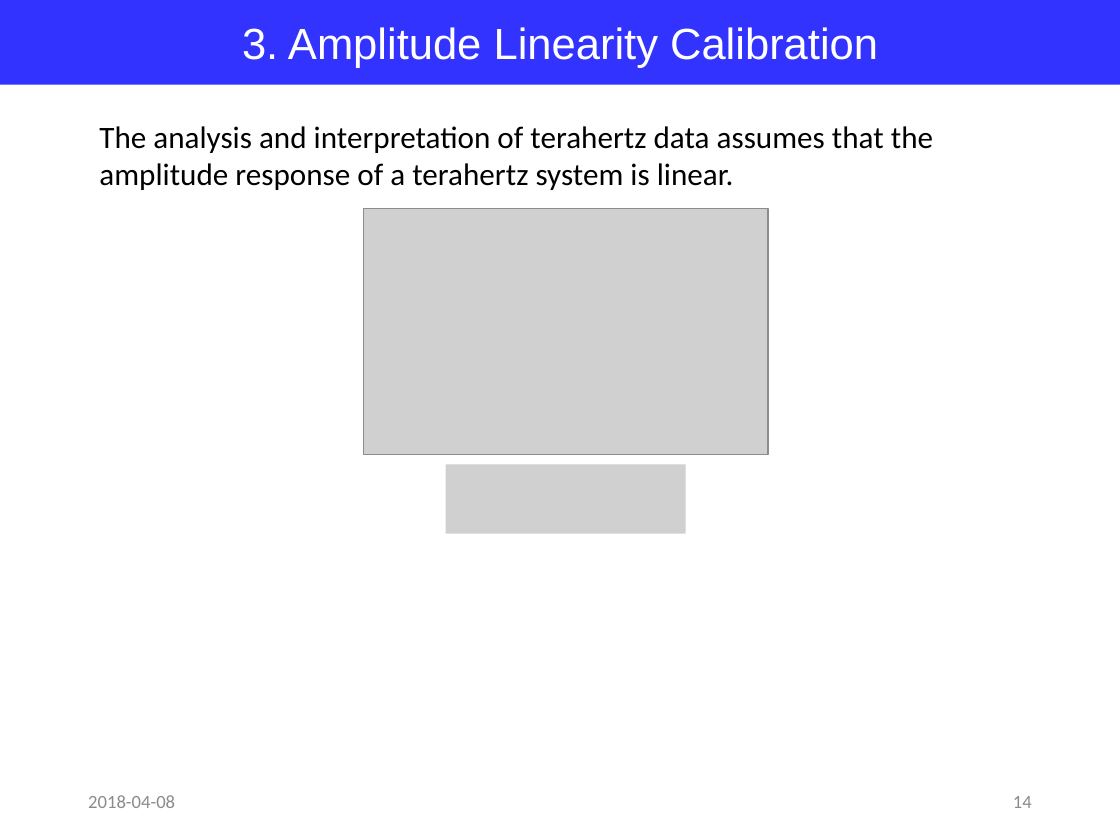
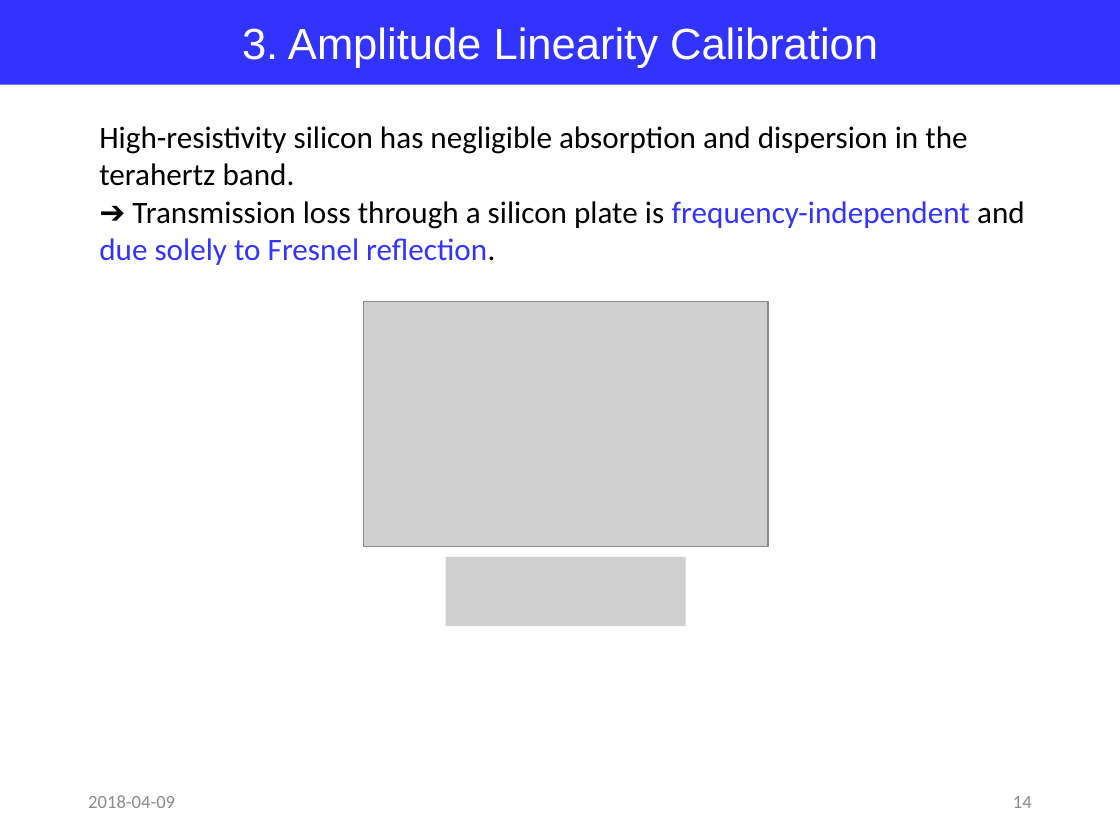
Before and after one commit to jglee96/NBTP_Lab, a slide deck: slide 14 of Terahertz Metrology/Ch6/Terahertz Metrology_Ch6.pptx. Drawn at 1120x840 pixels with LibreOffice and Linux fonts; fonts in the diff are those of the drawing; grey boxes stand for pictures. Boxes give left, top, right and bottom in pixels: in the first picture for what was removed or moved away, otherwise in the second. Text is boxed around its words. In the diff, an @@ line names an element or a change of style, - is before the commit and + after.

```diff
--- a/Terahertz Metrology/Ch6/Terahertz Metrology_Ch6.pptx
+++ b/Terahertz Metrology/Ch6/Terahertz Metrology_Ch6.pptx
@@ text at [99,126,1025,265]: text changed @@
-The analysis and interpretation of terahertz data assumes that the amplitude response of a terahertz system is linear.
+High-resistivity silicon has negligible absorption and dispersion in the terahertz band.
+➔ Transmission loss through a silicon plate is frequency-independent and due solely to Fresnel reflection.
@@ picture: place and size @@
-picture at [363,208,767,454]
+picture at [363,301,767,547]
@@ picture removed at [446,465,685,534] @@
@@ picture added at [446,557,685,626] @@
@@ text at [88,795,175,808]: text changed @@
-2018-04-08
+2018-04-09
```
Also in this commit, not shown: 16 other slides changed, 1 slide added, 2 other files.
